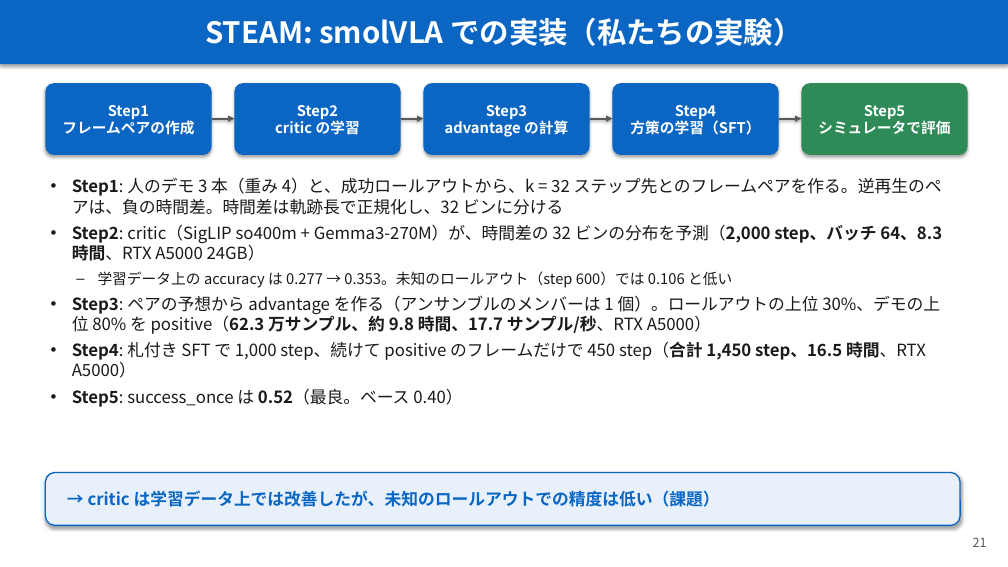
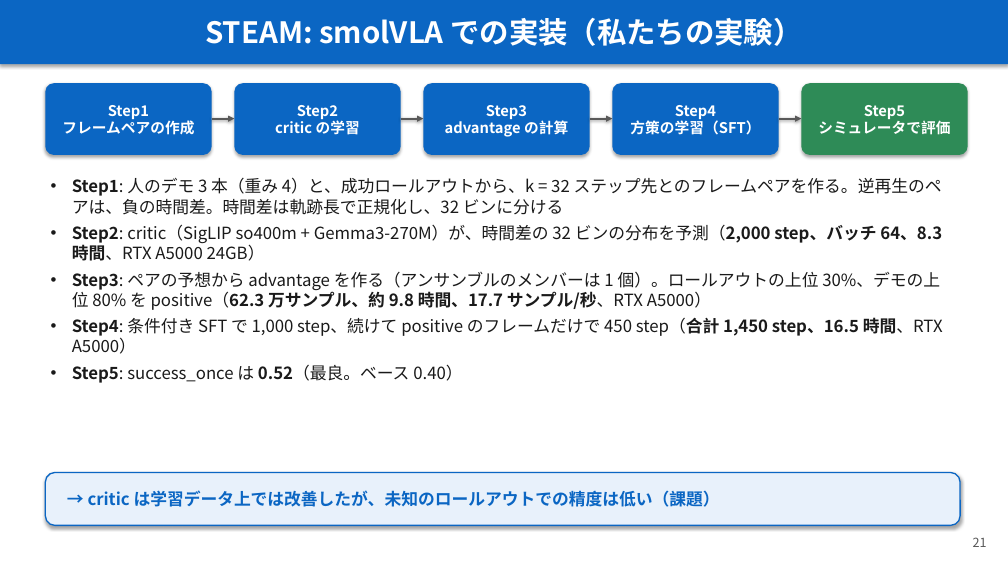
Before and after one commit to Junhand/libero_RL, a slide deck: slide 21 of docs/RECAP_STEAM_RLToken.pptx. Drawn at 1008x567 pixels with LibreOffice and Linux fonts; fonts in the diff are those of the drawing. Boxes give left, top, right and bottom in pixels: in the first picture for what was removed or moved away, otherwise in the second. Text is boxed around its words. In the diff, an @@ line names an element or a change of style, - is before the commit and + after.

```diff
--- a/docs/RECAP_STEAM_RLToken.pptx
+++ b/docs/RECAP_STEAM_RLToken.pptx
@@ text at <box>98,271,732,288</box>: paragraph removed @@
-– 学習データ上の accuracy は 0.277 → 0.353。未知のロールアウト（step 600）では 0.106 と低い
@@ text at <box>72,317,943,354</box>: text changed @@
-• Step4: 札付き SFT で 1,000 step、続けて positive のフレームだけで 450 step（合計 1,450 step、16.5 時間、RTX A5000）
+• Step4: 条件付き SFT で 1,000 step、続けて positive のフレームだけで 450 step（合計 1,450 step、16.5 時間、RTX A5000）
```
Also in this commit, not shown: 14 other slides changed, 1 other file.
